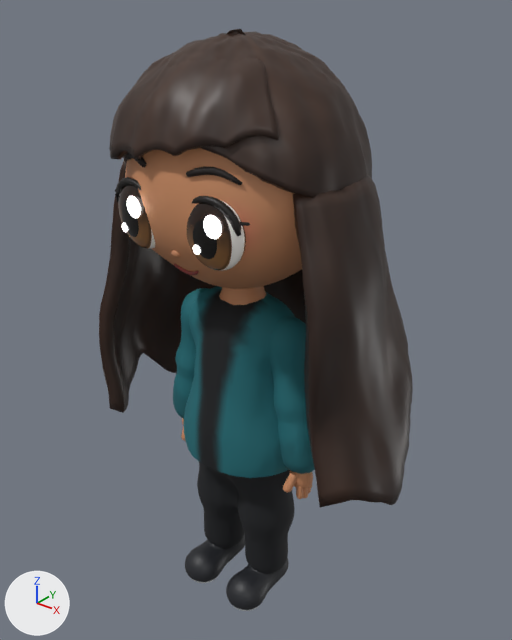
The glTF model assets/characters/crew/che.glb as it was, and as the next commit left it.
Rendered twice from a camera (50 mm lens) standing at (0.762, -0.914, 1.194) and looking at (-0.011, 0.052, 0.595). Arrows for +X, +Y and +Z are at lower left; the lights stay in place. The older version comes first.

Script lines for the objects in view, before the commit:
```python
me_hair_cap = bpy.data.meshes.new('hair_cap')
me_hair_cap.from_pydata(...)  # 11232 vertices, 22456 faces; spans x -0.343..0.346, y -0.203..0.282, z 0.332..1.12
me_hair_cap.materials.append(mat_hair)
me_mesh = bpy.data.meshes.new('Mesh')
me_mesh.from_pydata(...)  # 8663 vertices, 17310 faces; spans x -0.2..0.2, y -0.187..0.186, z 0.038..1.075
me_mesh.materials.append(mat_skin)
me_mesh_002 = bpy.data.meshes.new('Mesh.002')
me_mesh_002.from_pydata(...)  # 3570 vertices, 7046 faces; spans x -0.183..0.182, y -0.11..0.11, z 0.342..0.68
me_mesh_002.materials.append(mat_cloth)
me_mesh_004 = bpy.data.meshes.new('Mesh.004')
me_mesh_004.from_pydata(...)  # 2161 vertices, 4318 faces; spans x -0.118..0.118, y -0.087..0.088, z 0.039..0.495
me_mesh_004.materials.append(mat_cloth)
me_mesh_005 = bpy.data.meshes.new('Mesh.005')
me_mesh_005.from_pydata(...)  # 1796 vertices, 3588 faces; spans x 0.019..0.101, y -0.112..0.056, z -0.006..0.114
me_mesh_005.materials.append(mat_shoe)
me_mesh_011 = bpy.data.meshes.new('Mesh.011')
me_mesh_011.from_pydata(...)  # 1796 vertices, 3588 faces; spans x -0.101..-0.019, y -0.112..0.056, z -0.006..0.114
me_mesh_011.materials.append(mat_shoe)
ob_che_body = bpy.data.objects.new('che_body', me_mesh)
ob_che_body.location = (0.0, 0.0, 0.0)
ob_che_hair = bpy.data.objects.new('che_hair', me_hair_cap)
ob_che_hair.location = (0.0, 0.0, 0.0)
ob_che_pants = bpy.data.objects.new('che_pants', me_mesh_004)
ob_che_pants.location = (0.0, 0.0, 0.0)
ob_che_top = bpy.data.objects.new('che_top', me_mesh_002)
ob_che_top.location = (0.0, 0.0, 0.0)
ob_shoe_l = bpy.data.objects.new('shoe.L', me_mesh_005)
ob_shoe_l.location = (0.0, 0.0, 0.0)
ob_shoe_r = bpy.data.objects.new('shoe.R', me_mesh_011)
ob_shoe_r.location = (0.0, 0.0, 0.0)
# also in view: 'eye.R' at (-0.078, -0.158, 0.846); 'eye.L' at (0.078, -0.158, 0.846)
```
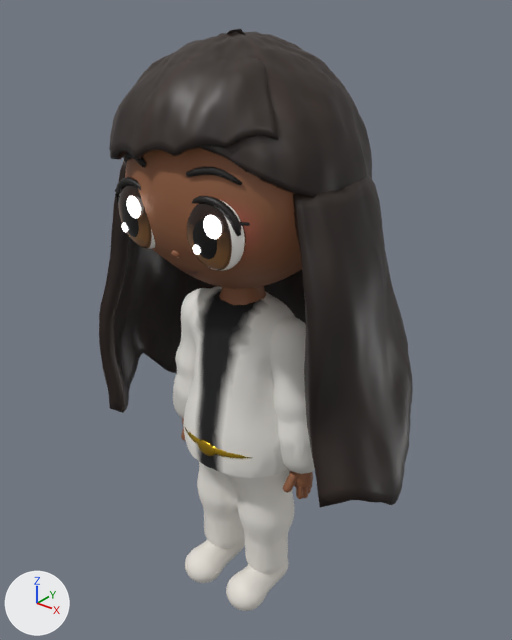
Boxes (x1, y1, x2, y2) around the edits, measured in the pictures (512 x 640 px):
'belt_all', added (yellow): after (185, 427, 251, 459)
part 1 of me_mesh, recoloured (orange to brown): (125, 148, 313, 490) in both
part 2 of me_mesh_004, recoloured (black to white): (197, 462, 295, 574) in both
part 3 of me_mesh_002, recoloured (dark cyan to white): (173, 286, 310, 478) in both
part 4 of me_mesh_002, recoloured (dark cyan to light grey): (173, 288, 315, 474) in both
part 5 of me_mesh_005, recoloured (black to white): (226, 557, 289, 610) in both
part 6 of me_mesh_011, recoloured (black to white): (185, 533, 245, 582) in both

The change, as a list of edits to the scene's bpy script:
```text
Add mat_acc_belt_all:
    mat_acc_belt_all = principled_material('acc_belt_all')
    mat_acc_belt_all.base_color = (0.584, 0.361, 0.0203)  # yellow #c9a227
    mat_acc_belt_all.metallic = 0.9
    mat_acc_belt_all.roughness = 0.25
Change me_mesh:
    where me_mesh.from_pydata(...)  # 8663 vertices, 17310 faces; spans x -0.2..0.2, y -0.187..0.186, z 0.038..1.075
    used by ob_che_body; location = (0.0, 0.0, 0.0)
    me_mesh part 1: 17310 kept faces spanning x -0.2..0.2, y -0.187..0.186, z 0.038..1.075 get new vertex colours; the middle colour goes from orange #c98b62 to brown #8d5a3b
Change me_mesh_004:
    where me_mesh_004.from_pydata(...)  # 2161 vertices, 4318 faces; spans x -0.118..0.118, y -0.087..0.088, z 0.039..0.495
    used by ob_che_pants; location = (0.0, 0.0, 0.0)
    me_mesh_004 part 2: 4318 faces centred in x -0.118..0.118, y -0.087..0.087, z 0.039..0.494 are repainted in the vertex colours; the middle colour goes from black #17191d to white #ece8e1
Change me_mesh_002:
    where me_mesh_002.from_pydata(...)  # 3570 vertices, 7046 faces; spans x -0.183..0.182, y -0.11..0.11, z 0.342..0.68
    used by ob_che_top; location = (0.0, 0.0, 0.0)
    me_mesh_002 part 3: 5620 faces centred in x -0.177..0.177, y -0.105..0.11, z 0.346..0.68 are repainted in the vertex colours; the middle colour goes from dark cyan #1f6f78 to white #f1eee8
    me_mesh_002 part 4: 1426 faces centred in x -0.182..0.182, y -0.11..0.047, z 0.343..0.68 are repainted in the vertex colours; the middle colour goes from dark cyan #1b646c to light grey #dad8d2
Change me_mesh_005:
    where me_mesh_005.from_pydata(...)  # 1796 vertices, 3588 faces; spans x 0.019..0.101, y -0.112..0.056, z -0.006..0.114
    used by ob_shoe_l; location = (0.0, 0.0, 0.0)
    me_mesh_005 part 5: 2618 faces centred in x 0.019..0.101, y -0.112..0.056, z 0.017..0.114 are repainted in the vertex colours; the middle colour goes from black #222429 to white #e9e4dc
Change me_mesh_011:
    where me_mesh_011.from_pydata(...)  # 1796 vertices, 3588 faces; spans x -0.101..-0.019, y -0.112..0.056, z -0.006..0.114
    used by ob_shoe_r; location = (0.0, 0.0, 0.0)
    me_mesh_011 part 6: 2618 faces centred in x -0.101..-0.019, y -0.112..0.056, z 0.017..0.114 are repainted in the vertex colours; the middle colour goes from black #222429 to white #e9e4dc
Add me_belt:
    me_belt.from_pydata(...)  # 554 vertices, 1104 faces; spans x -0.123..0.123, y -0.118..0.115, z 0.376..0.408
    me_belt.materials.append(mat_acc_belt_all)  # yellow #c9a227
Add ob_belt_all:
    ob_belt_all = bpy.data.objects.new('belt_all', me_belt)
    ob_belt_all.location = (0.0, 0.0, 0.0)
```
